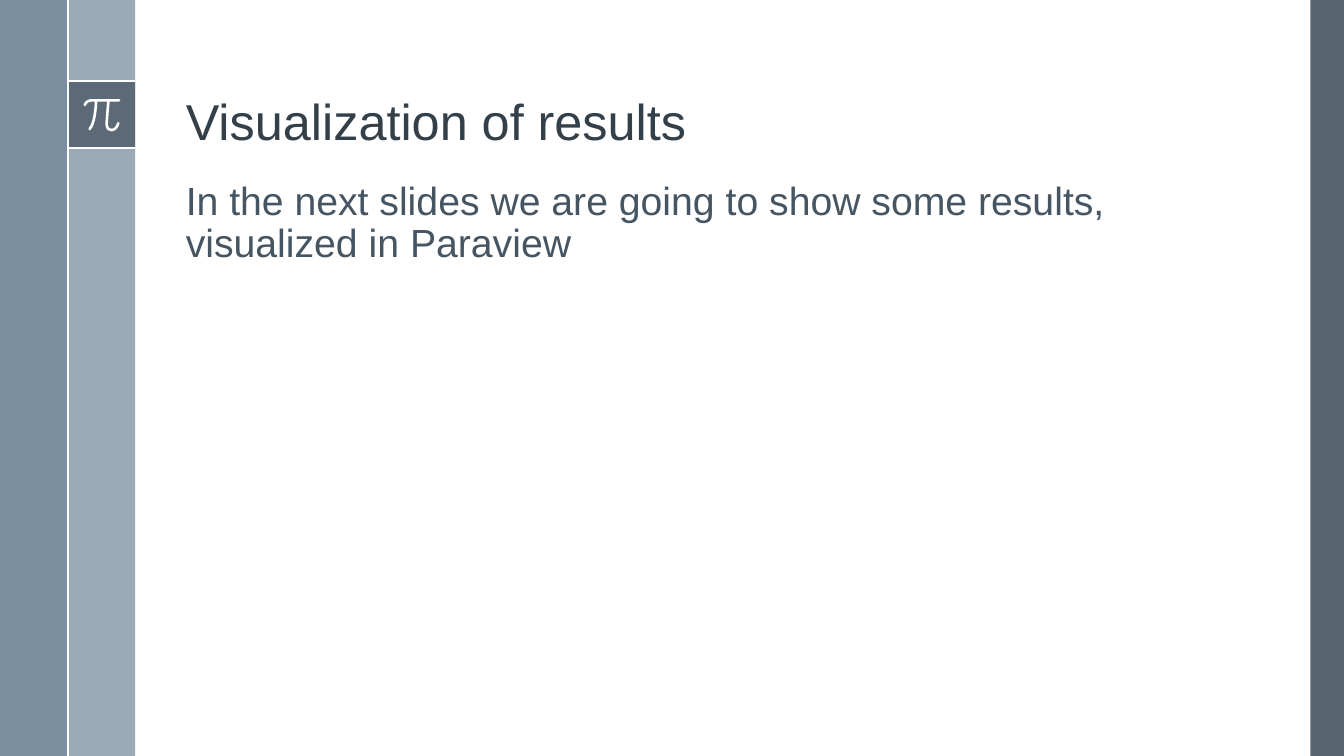
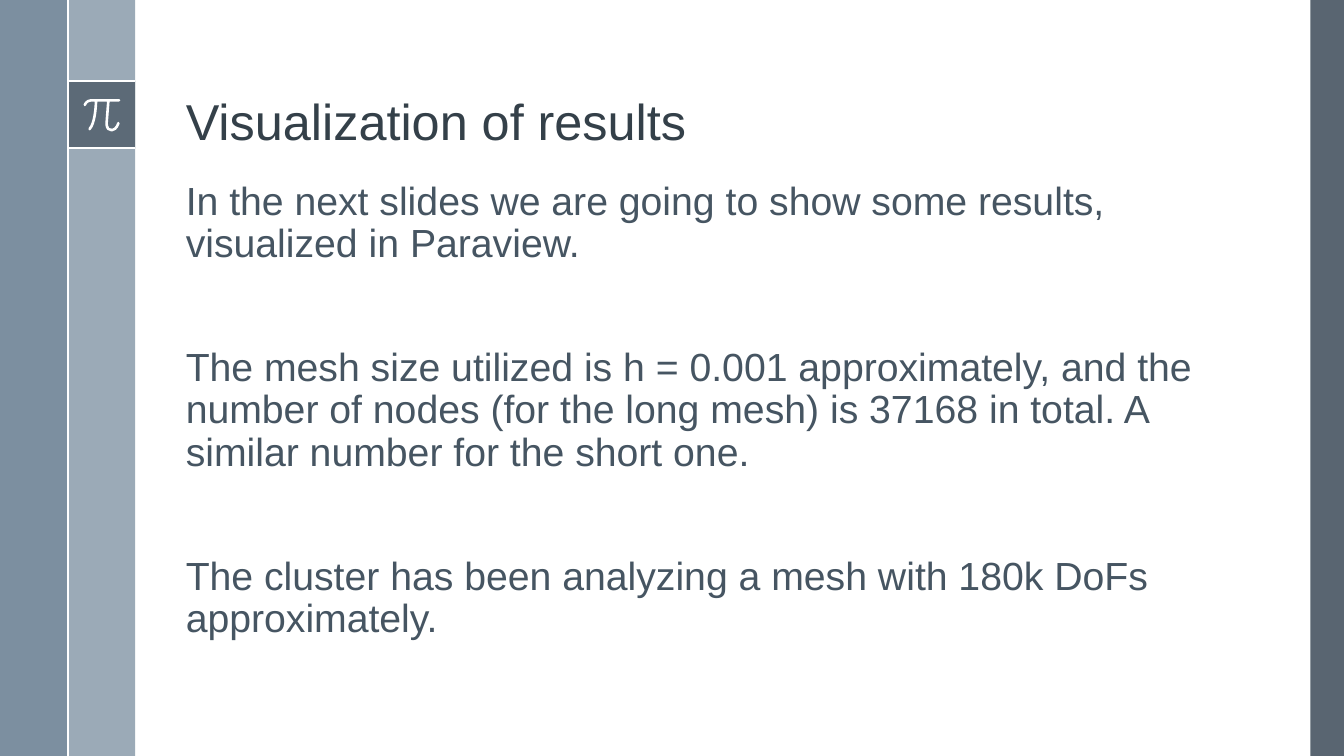
Before and after one commit to simone-fdr/navier-stokes, a slide deck: slide 11 of Presentatione_NMPDE_Navier_Stokes_temp.pptx. Drawn at 1344x756 pixels with LibreOffice and Linux fonts; fonts in the diff are those of the drawing. Boxes give left, top, right and bottom in pixels: in the first picture for what was removed or moved away, otherwise in the second. Text is boxed around its words. In the diff, an @@ line names an element or a change of style, - is before the commit and + after.

Commit message:
update presentation

```diff
--- a/Presentatione_NMPDE_Navier_Stokes_temp.pptx
+++ b/Presentatione_NMPDE_Navier_Stokes_temp.pptx
@@ text at [186, 186, 1191, 640]: text changed @@
-In the next slides we are going to show some results, visualized in Paraview
+In the next slides we are going to show some results, visualized in Paraview.
+The mesh size utilized is h = 0.001 approximately, and the number of nodes (for the long mesh) is 37168 in total. A similar number for the short one.
+The cluster has been analyzing a mesh with 180k DoFs approximately.
```
Also in this commit, not shown: 3 other slides changed, 1 slide added.
